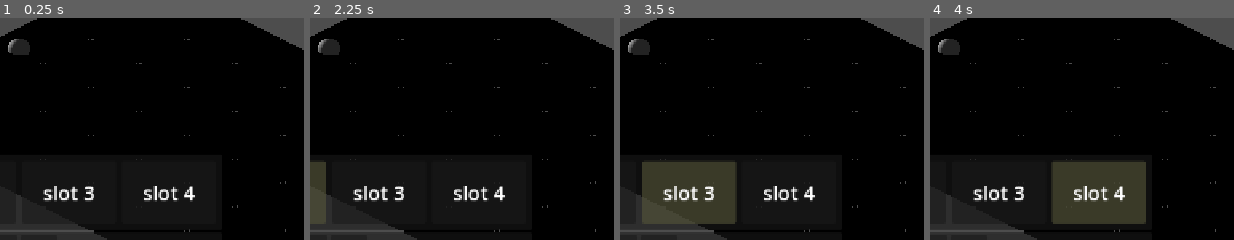
Above: before the commit, frames 1-4 (left to right).
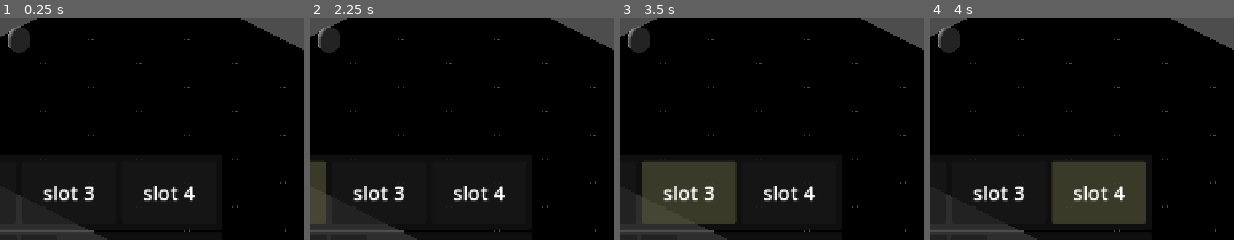
Above: after the commit, the same moments.

Repository: fruitshoo/eartrainer
Game: Godot game, scene res://scenes/main/main.tscn
Same seed, same stepped clock (60 frames per second), same inputs: the game is played once before the commit and once after it. The project has no main scene, so this scene is started directly.
Inputs:
- Up to frame 1 (0.25 s): no input
- Up to frame 2 (2.25 s): click "Play" at 0.5 s; click "slot 1" at 1.25 s; click "slot 2" at 2 s
- Up to frame 3 (3.5 s): click "slot 3" at 2.75 s
- Up to frame 4 (4 s): click "slot 4" at 3.5 s
The pictures show only the part of the screen within x 31-81%, y 40-90%; the shares and areas given below are measured in that part.

The runs differ from the first frame. In frame 1, 0.5% of the frame differs, in the area x 2-10%, y 3-17%; in frame 2, 0.5%; in frame 3, 0.5%; in frame 4, 0.5%.
Error before the commit: Invalid access to property or key 'last_string' on a base object of type 'Nil'. (res://scenes/player/player.gd:30)
Error after the commit: Invalid access to property or key 'last_string' on a base object of type 'Nil'. (res://scenes/player/player.gd:31)

Commit message:
style: 캐릭터 착지 파티클을 쫀득한 스플래시 효과로 개선

Diff:
--- a/scenes/player/player.gd
+++ b/scenes/player/player.gd
@@ -1,6 +1,7 @@
 extends Node3D
 
 @onready var visual = $Visual
+@onready var landing_particles: GPUParticles3D = $LandingParticles
 
 # ============================================================
 # CONSTANTS
@@ -81,7 +82,11 @@
 	_vertical_tween.finished.connect(_on_land, CONNECT_ONE_SHOT)
 
 func _on_land() -> void:
-	# 착지 시 쫀득한 스케일 효과
+	# 1. 파티클 실행
+	landing_particles.restart() # 이전 파티클이 끝나기 전 다시 눌러도 중첩 실행되게 함
+	landing_particles.emitting = true
+
+	# 2. 기존의 쫀득한 스케일 효과
 	var juice_tween = create_tween()
 	juice_tween.tween_property(visual, "scale", Vector3(1.3, 0.7, 1.3), 0.04)
 	juice_tween.tween_property(visual, "scale", Vector3(1.0, 1.0, 1.0), 0.08)
--- a/scenes/player/player.tscn
+++ b/scenes/player/player.tscn
@@ -6,10 +6,40 @@
 radius = 0.25
 height = 0.6
 
+[sub_resource type="Curve" id="Curve_8afob"]
+_data = [Vector2(0.0021834075, 1), 0.0, -1.468492, 0, 0, Vector2(1, 0), -0.1972605, 0.0, 0, 0]
+point_count = 2
+
+[sub_resource type="CurveTexture" id="CurveTexture_dovo2"]
+curve = SubResource("Curve_8afob")
+
+[sub_resource type="ParticleProcessMaterial" id="ParticleProcessMaterial_8afob"]
+lifetime_randomness = 0.1
+direction = Vector3(0, 0, 0)
+spread = 180.0
+initial_velocity_min = 3.0
+initial_velocity_max = 5.0
+damping_min = 1.0
+damping_max = 2.0
+scale_curve = SubResource("CurveTexture_dovo2")
+
+[sub_resource type="BoxMesh" id="BoxMesh_8afob"]
+size = Vector3(0.1, 0.1, 0.1)
+
 [node name="Player" type="Node3D" unique_id=1910528158]
 script = ExtResource("1_8afob")
 
 [node name="Visual" type="Node3D" parent="." unique_id=1820980866]
+transform = Transform3D(1, 0, 0, 0, 1, 0, 0, 0, 1, 0, 0.3, 0)
 
 [node name="MeshInstance3D" type="MeshInstance3D" parent="Visual" unique_id=1079776739]
 mesh = SubResource("CapsuleMesh_x7p2l")
+
+[node name="LandingParticles" type="GPUParticles3D" parent="." unique_id=791945224]
+emitting = false
+amount = 15
+lifetime = 0.5
+one_shot = true
+explosiveness = 1.0
+process_material = SubResource("ParticleProcessMaterial_8afob")
+draw_pass_1 = SubResource("BoxMesh_8afob")
